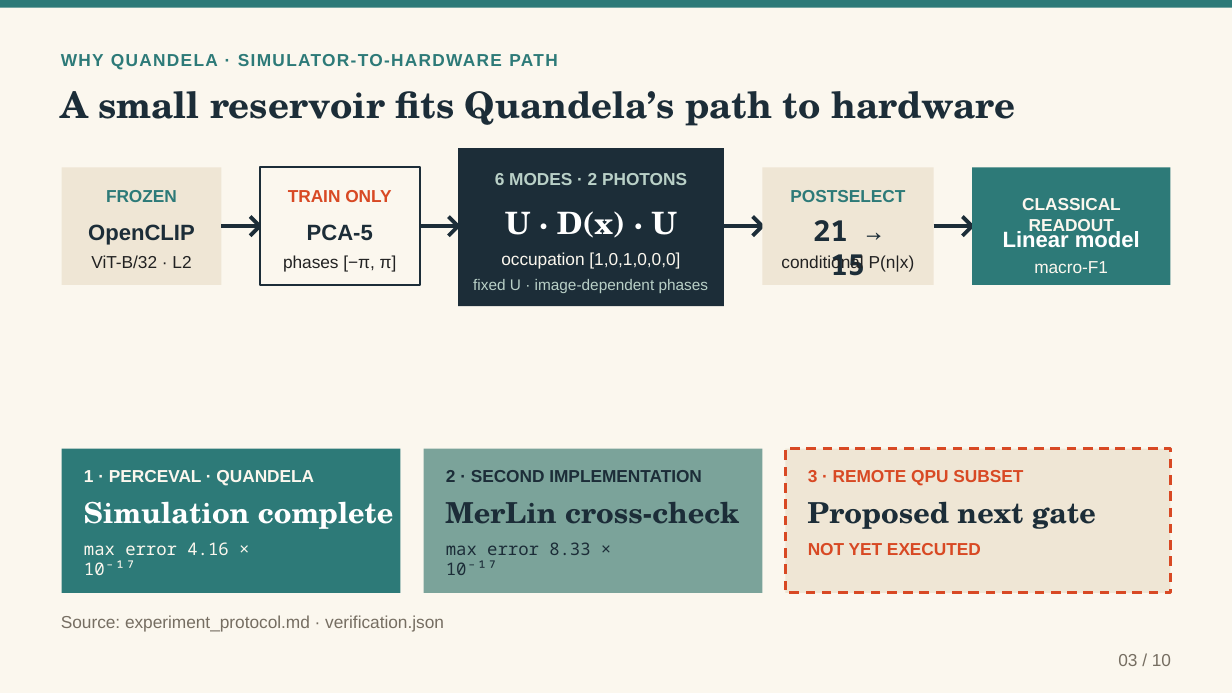
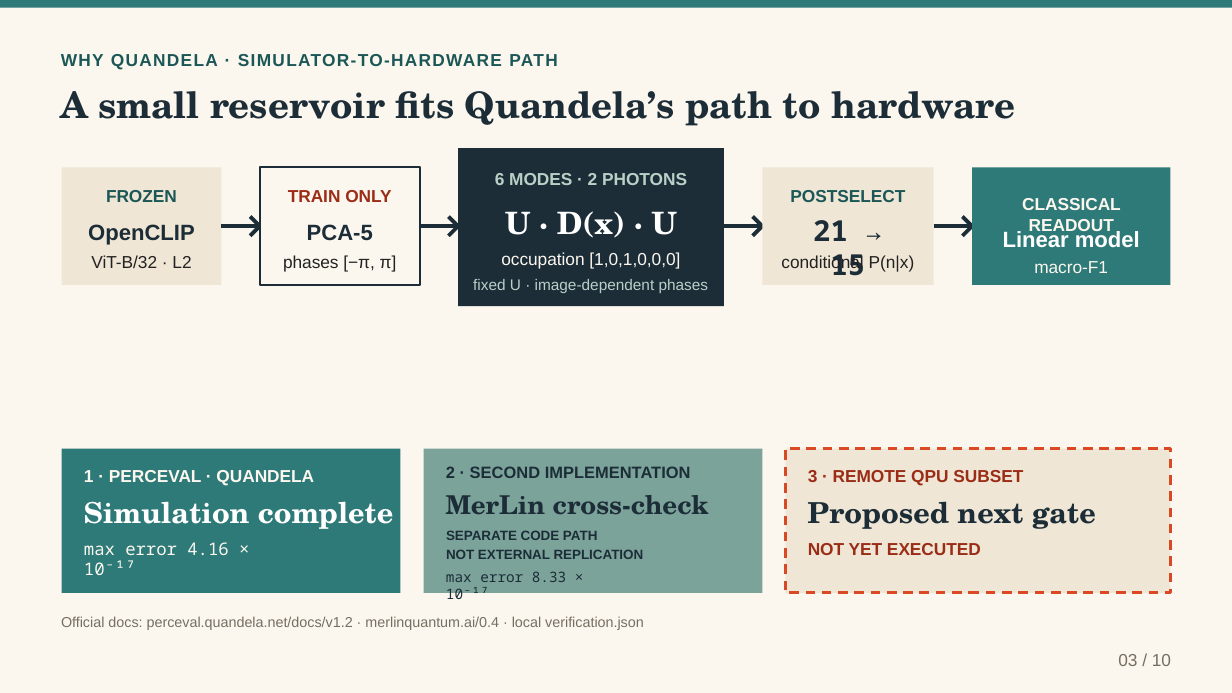
Before and after one commit to MonsieurNam/Quanova_Photonic_Defect_QML, a slide deck: slide 3 of deliverables/Quanova_Photonic_QML_Interview_Case_Study_20260911.pptx. Drawn at 1232x693 pixels with LibreOffice and Linux fonts; fonts in the diff are those of the drawing. Boxes give left, top, right and bottom in pixels: in the first picture for what was removed or moved away, otherwise in the second. Text is boxed around its words. In the diff, an @@ line names an element or a change of style, - is before the commit and + after.

```diff
--- a/deliverables/Quanova_Photonic_QML_Interview_Case_Study_20260911.pptx
+++ b/deliverables/Quanova_Photonic_QML_Interview_Case_Study_20260911.pptx
@@ text colour #2D7A78 to #1B5756 in 3 elements at <box>61,54,557,69</box>, <box>106,190,177,202</box>, <box>790,190,905,202</box> @@
@@ text "2 · SECOND IMPLEMENTATION" at <box>446,466,691,478</box>: size 13.5 to 12.8 pt @@
@@ text "MerLin cross-check" at <box>446,495,709,515</box>: size 22.5 to 20.2 pt @@
@@ text added at <box>446,530,597,540</box>, 10.5 pt, text #1C2D38, bold @@
+SEPARATE CODE PATH
@@ text colour #D84924 to #9B2D17 in 3 elements at <box>288,190,391,202</box>, <box>808,470,1023,486</box>, <box>808,543,981,555</box> @@
@@ text "max error 8.33 × 10⁻¹⁷": place and size @@
-text "max error 8.33 × 10⁻¹⁷" at <box>446,542,590,575</box>
+text "max error 8.33 × 10⁻¹⁷" at <box>446,571,566,599</box>
@@ text "max error 8.33 × 10⁻¹⁷" at <box>446,571,566,599</box>: size 13.5 to 11.2 pt @@
@@ text added at <box>446,549,644,559</box>, 10.5 pt, text #1C2D38, bold @@
+NOT EXTERNAL REPLICATION
@@ text removed at <box>61,615,444,632</box> @@
-Source: experiment_protocol.md · verification.json
@@ text added at <box>61,616,644,630</box>, 11.2 pt, text #766E62 @@
+Official docs: perceval.quandela.net/docs/v1.2 · merlinquantum.ai/0.4 · local verification.json
```
Also in this commit, not shown: 9 other slides changed, 40 other files.
